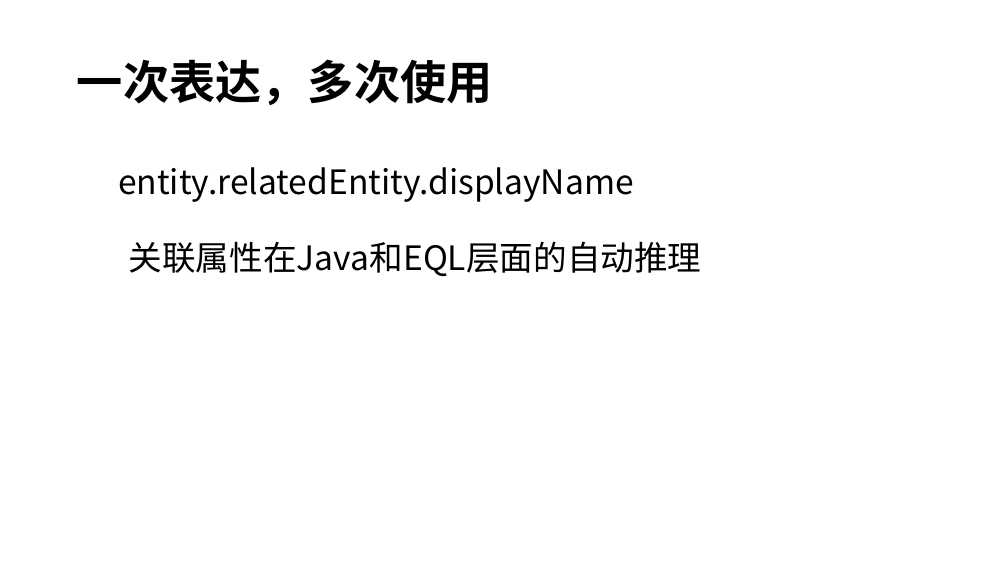
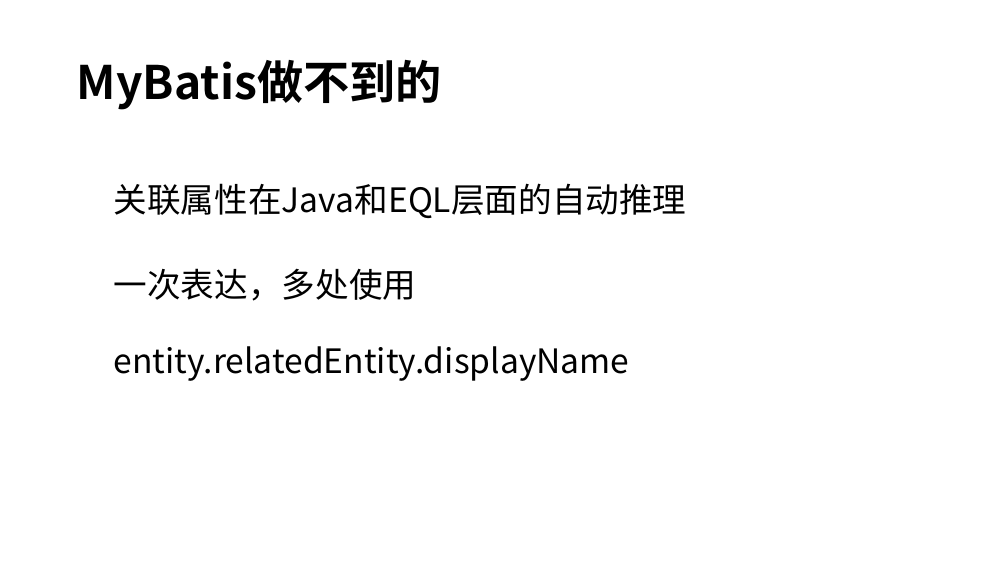
Before and after one commit to entropy-cloud/nop-entropy, a slide deck: slide 7 of docs/ppt/nop-orm.pptx (slide 4 before the commit). Drawn at 1008x567 pixels with LibreOffice and Linux fonts; fonts in the diff are those of the drawing. Boxes give left, top, right and bottom in pixels: in the first picture for what was removed or moved away, otherwise in the second. Text is boxed around its words. In the diff, an @@ line names an element or a change of style, - is before the commit and + after.

```diff
--- a/docs/ppt/nop-orm.pptx
+++ b/docs/ppt/nop-orm.pptx
@@ title at <box>77,59,442,110</box>: text changed @@
-一次表达，多次使用
+MyBatis做不到的
@@ text "关联属性在Java和EQL层面的自动推理": place and size @@
-text "关联属性在Java和EQL层面的自动推理" at <box>129,241,702,276</box>
+text "关联属性在Java和EQL层面的自动推理" at <box>114,183,687,218</box>
@@ text added at <box>114,268,416,301</box>, 32 pt, text #000000 @@
+一次表达，多处使用
@@ text "entity.relatedEntity.displayName": place and size @@
-text "entity.relatedEntity.displayName" at <box>118,167,634,202</box>
+text "entity.relatedEntity.displayName" at <box>114,346,630,381</box>
```
Also in this commit, not shown: 2 other slides changed, 5 slides added, 1 slide removed, 3 other files.
